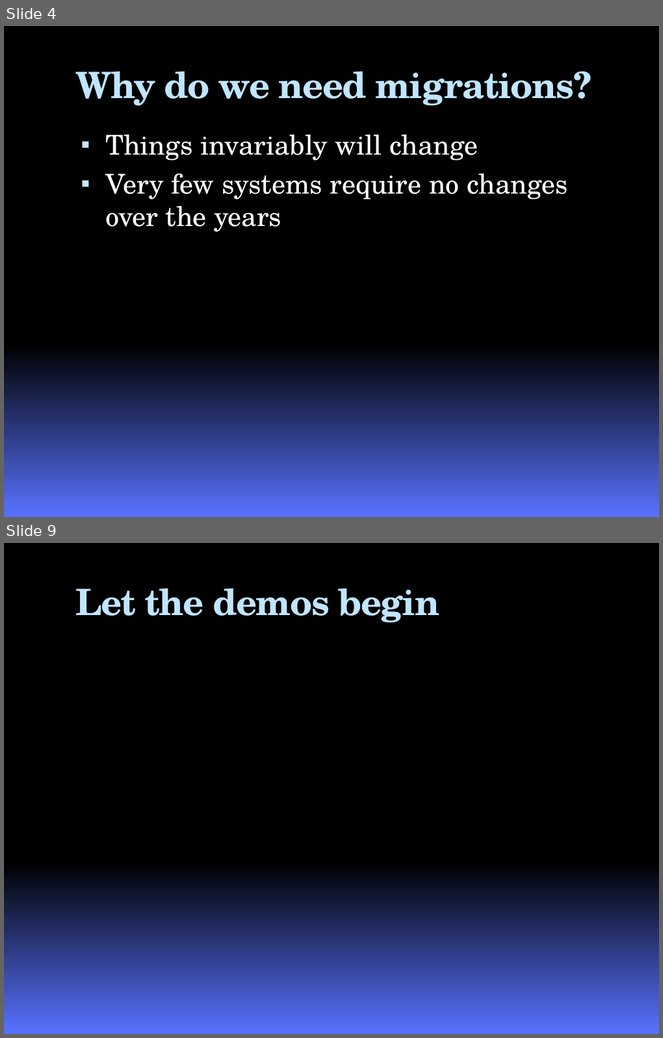
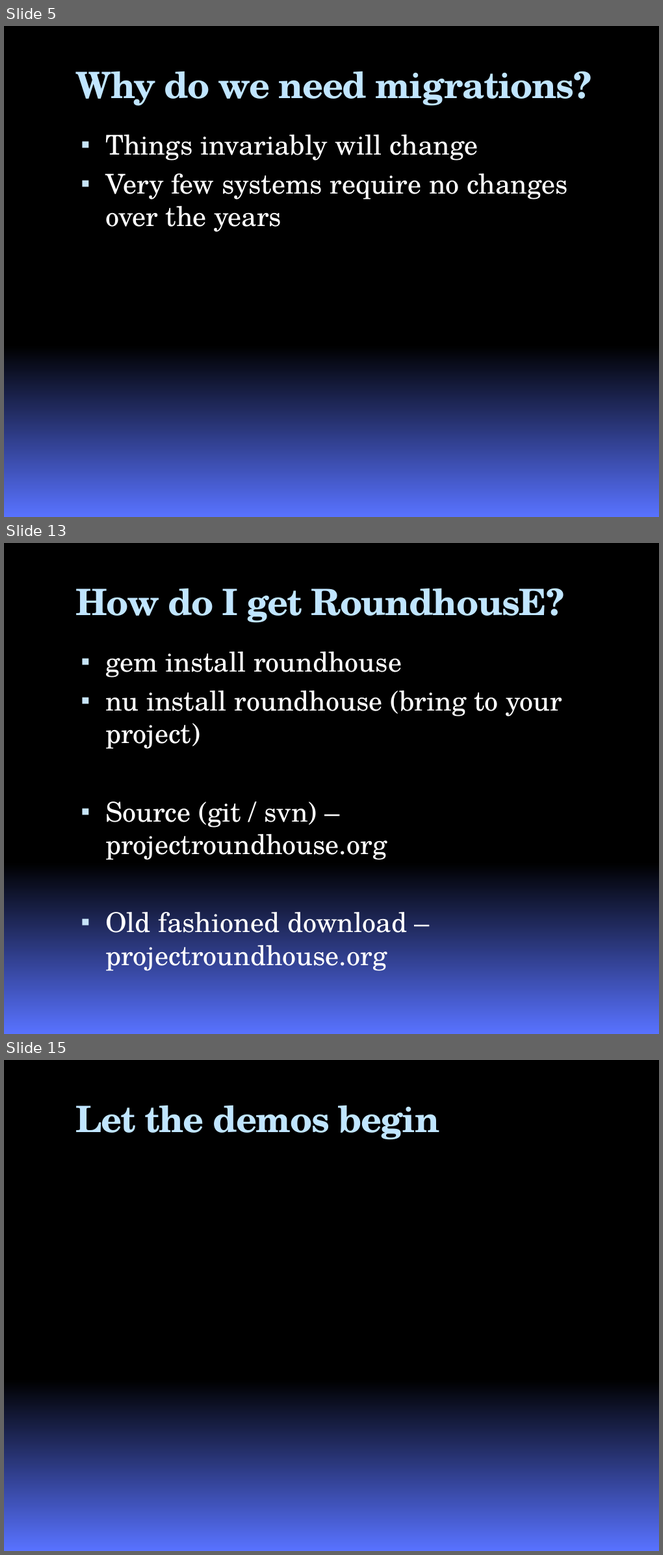
Before and after one commit to google-code-export/roundhouse, a slide deck: branches/nhibernate/docs/RoundhousEPresentation.pptx. Shown one above the other, each under a label of ours: slides 4 and 9 before the commit, slides 5, 13 and 15 after it; the slides between them are not shown. The pictures are 663x1038 and 663x1555 pixels, drawn with LibreOffice and Linux fonts; fonts in the diff are those of the drawing; background and template pictures are left out. Boxes give left, top, right and bottom in pixels: in the first picture for what was removed or moved away, otherwise in the second. Text is boxed around its words. In the diff, an @@ line names an element or a change of style, - is before the commit and + after.

```diff
--- a/branches/nhibernate/docs/RoundhousEPresentation.pptx
+++ b/branches/nhibernate/docs/RoundhousEPresentation.pptx
@@ slide 13 added at box(4, 543, 659, 1034), background gradient #000000 to #5972FF @@
@@ title added at box(76, 588, 564, 623), 40 pt, text #C0E5FF, bold @@
+How do I get RoundhousE?
@@ text added at box(105, 652, 562, 971), 30 pt, text #FFFFFF @@
+▪ gem install roundhouse
+▪ nu install roundhouse (bring to your project)
+▪ Source (git / svn) – projectroundhouse.org
+▪ Old fashioned download – projectroundhouse.org
@@ what was slide 4 is now slide 5 @@
@@ what was slide 9 is now slide 15 @@
```
Also in this commit, not shown: 2 slides changed, 8 other slides added, 3 slides removed, 44 other files.
